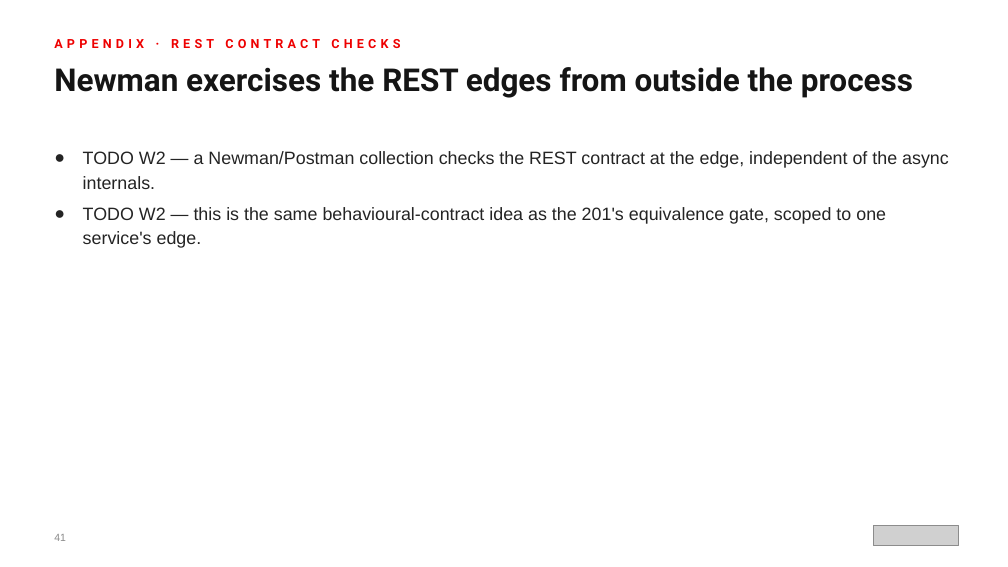
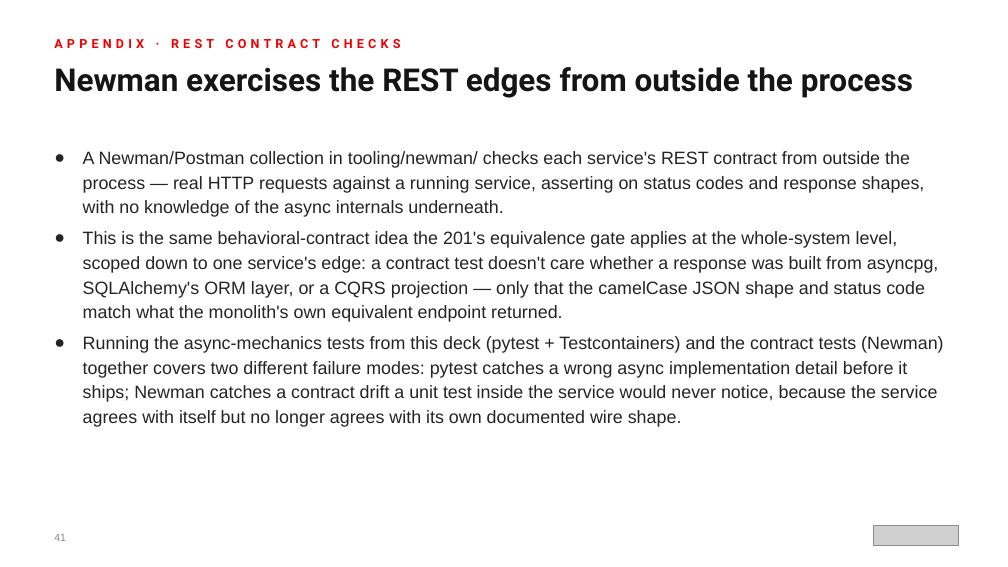
Before and after one commit to patterncatalyst/modernizing-enterprise-applications-python, a slide deck: slide 41 of presentation/modernizing-201-fastapi/Modernizing-201-FastAPI-r1.0.pptx. Drawn at 1008x567 pixels with LibreOffice and Linux fonts; fonts in the diff are those of the drawing; grey boxes stand for pictures. Boxes give left, top, right and bottom in pixels: in the first picture for what was removed or moved away, otherwise in the second. Text is boxed around its words. In the diff, an @@ line names an element or a change of style, - is before the commit and + after.

Commit message:
feat(decks): build 201-fastapi deck — async deep dive (42 slides, real examples/ code)

```diff
--- a/presentation/modernizing-201-fastapi/Modernizing-201-FastAPI-r1.0.pptx
+++ b/presentation/modernizing-201-fastapi/Modernizing-201-FastAPI-r1.0.pptx
@@ text at [83, 151, 943, 427]: text changed @@
-● TODO W2 — a Newman/Postman collection checks the REST contract at the edge, independent of the async internals.
-● TODO W2 — this is the same behavioural-contract idea as the 201's equivalence gate, scoped to one service's edge.
+● A Newman/Postman collection in tooling/newman/ checks each service's REST contract from outside the process — real HTTP requests against a running service, asserting on status codes and response shapes, with no knowledge of the async internals underneath.
+● This is the same behavioral-contract idea the 201's equivalence gate applies at the whole-system level, scoped down to one service's edge: a contract test doesn't care whether a response was built from asyncpg, SQLAlchemy's ORM layer, or a CQRS projection — only that the camelCase JSON shape and status code match what the monolith's own equivalent endpoint returned.
+● Running the async-mechanics tests from this deck (pytest + Testcontainers) and the contract tests (Newman) together covers two different failure modes: pytest catches a wrong async implementation detail before it ships; Newman catches a contract drift a unit test inside the service would never notice, because the service agrees with itself but no longer agrees with its own documented wire shape.
```
Also in this commit, not shown: 34 other slides changed, 1 other file.
